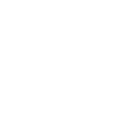
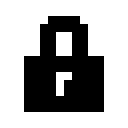
Before/after of a 128×128 layered artwork. What changed in the layer stack:
added layer "Locked" above "Hidden" over [24, 16, 104, 112]
